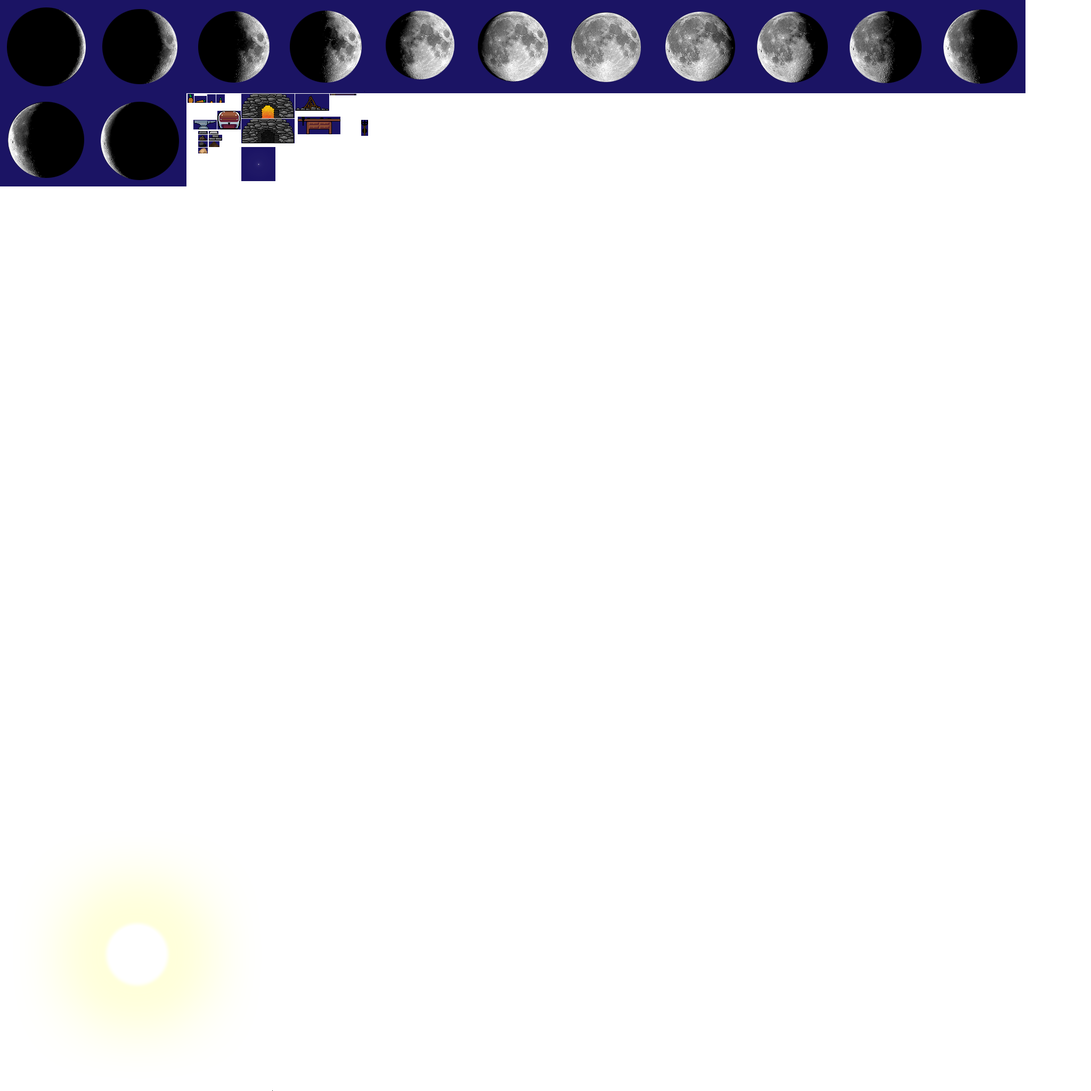
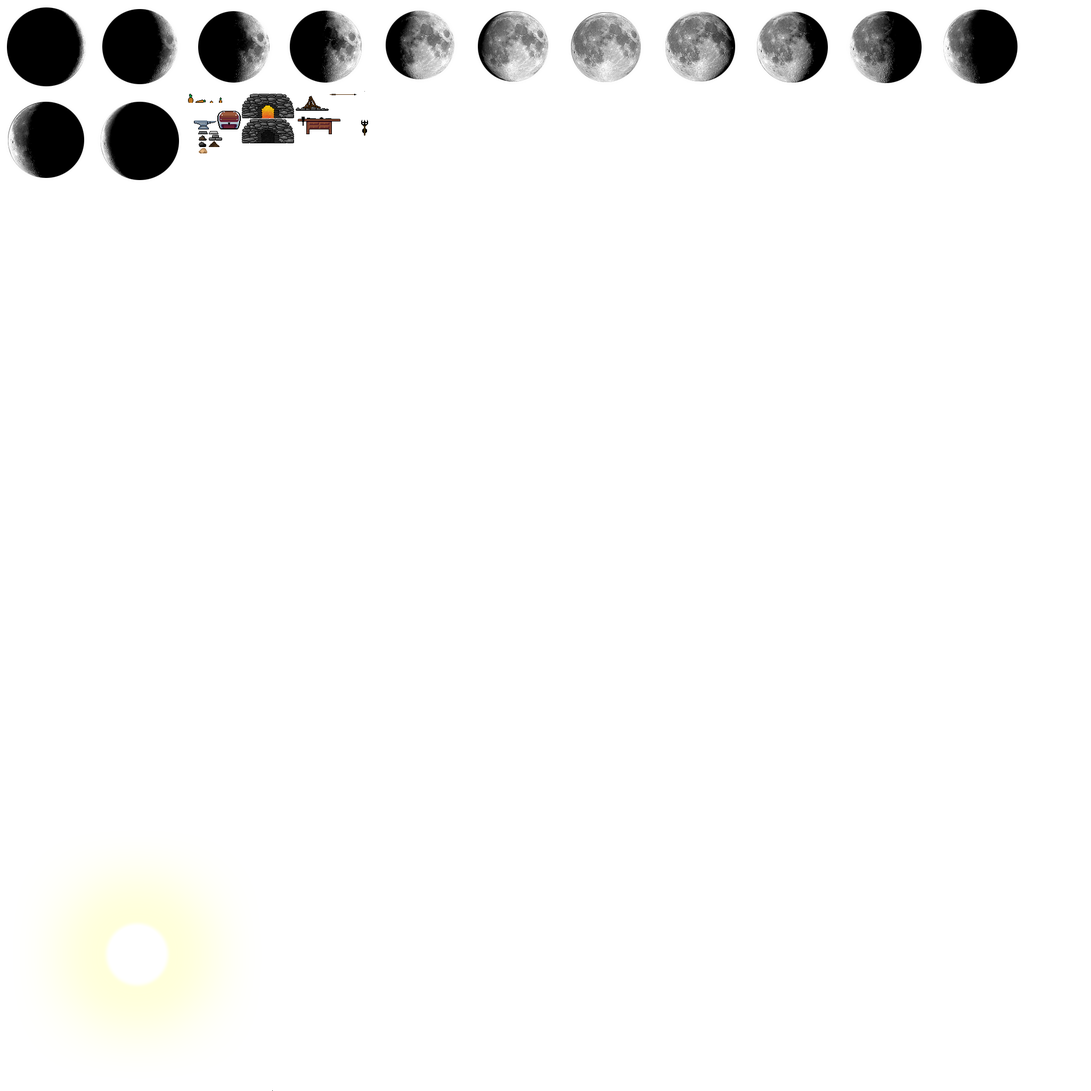
Comparing the layer stacks of the two 1091px x 1091px images. Changes:
hid "Layer 2" over bbox(0, 0, 1026, 187)
